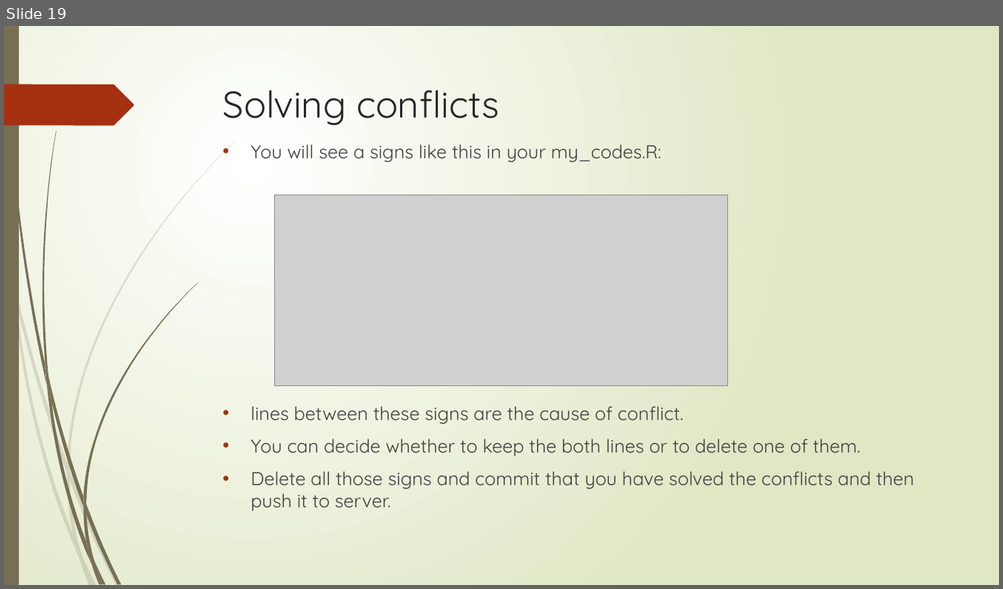
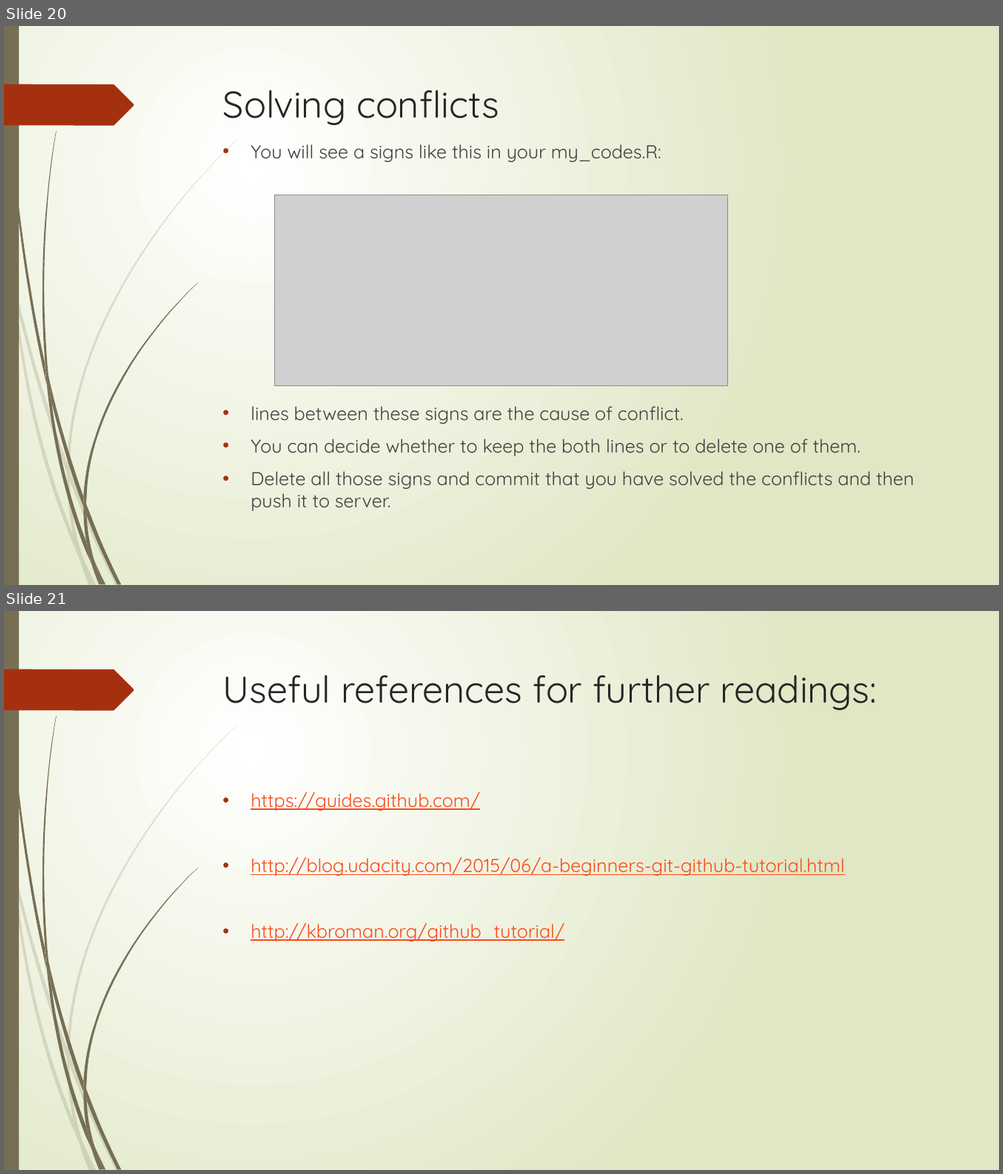
Before and after one commit to anhnguyendepocen/AdvancedR, a slide deck: May3_1700_Github/Github_presentation.pptx. Shown one above the other, each under a label of ours: slide 19 before the commit, slides 20 and 21 after it. The pictures are 1003x589 and 1003x1174 pixels, drawn with LibreOffice and Linux fonts; fonts in the diff are those of the drawing; grey boxes stand for pictures. Boxes give left, top, right and bottom in pixels: in the first picture for what was removed or moved away, otherwise in the second. Text is boxed around its words. In the diff, an @@ line names an element or a change of style, - is before the commit and + after.

```diff
--- a/May3_1700_Github/Github_presentation.pptx
+++ b/May3_1700_Github/Github_presentation.pptx
@@ slide 21 added at (4,611,999,1170), background gradient #FFFFFF to #DFE8C4; not listed: 24 template elements that a slide beside it also shows @@
@@ title added at (223,675,876,710), 36 pt, text #262626 @@
+Useful references for further readings:
@@ text added at (250,792,844,942), 18 pt, text #FB4A18, underline @@
+• https://guides.github.com/
+• http://blog.udacity.com/2015/06/a-beginners-git-github-tutorial.html
+• http://kbroman.org/github_tutorial/
@@ what was slide 19 is now slide 20 @@
```
Also in this commit, not shown: 4 slides changed, 1 other slide added, 2 other files.
